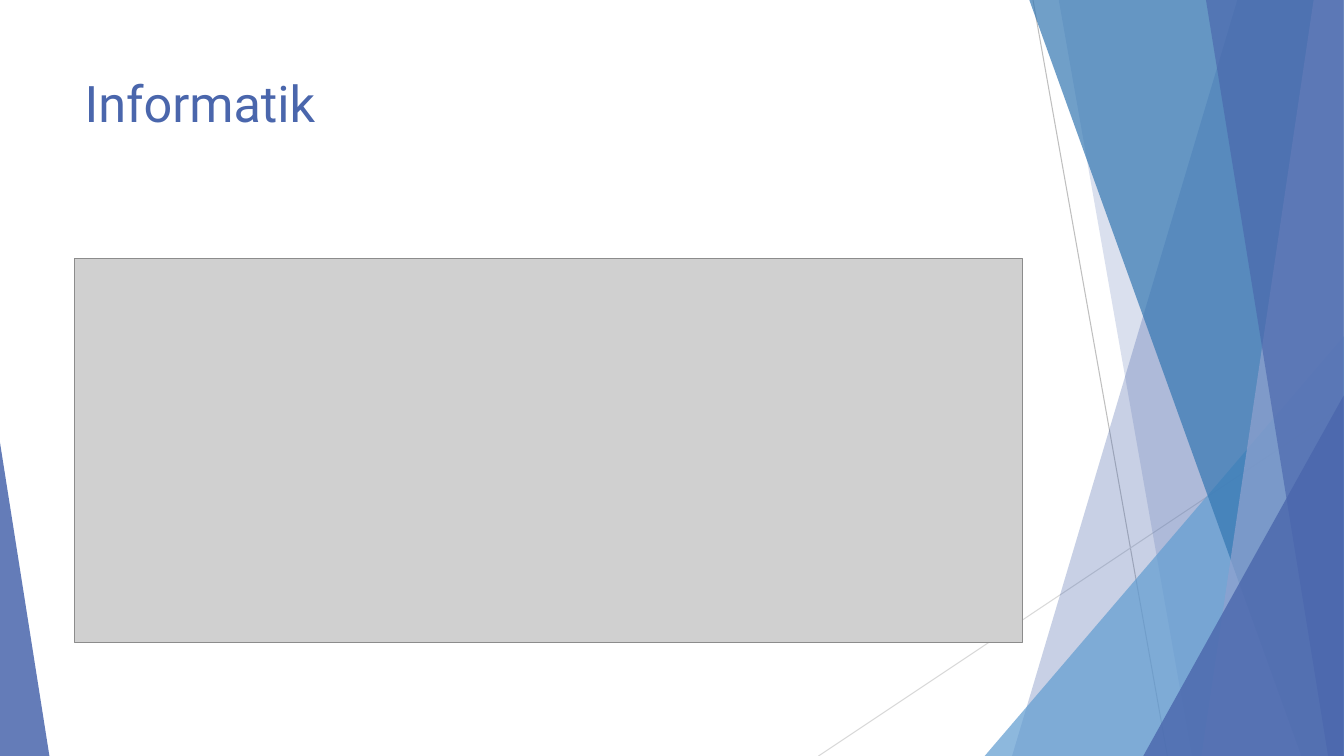
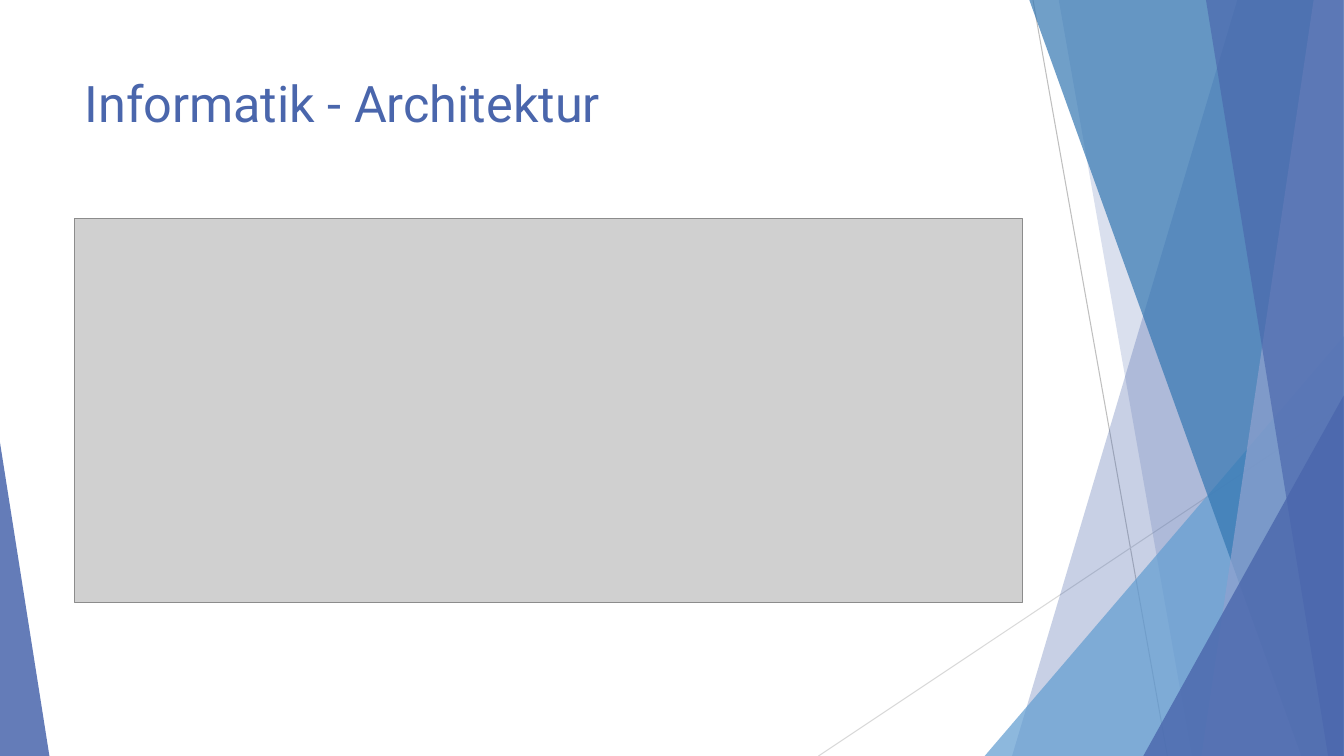
Before and after one commit to accefa/pren2, a slide deck: slide 4 of fig/Präsentation.pptx (slide 5 before the commit). Drawn at 1344x756 pixels with LibreOffice and Linux fonts; fonts in the diff are those of the drawing; grey boxes stand for pictures. Boxes give left, top, right and bottom in pixels: in the first picture for what was removed or moved away, otherwise in the second. Text is boxed around its words. In the diff, an @@ line names an element or a change of style, - is before the commit and + after.

```diff
--- a/fig/Präsentation.pptx
+++ b/fig/Präsentation.pptx
@@ title at (85,83,600,123): text changed @@
-Informatik
+Informatik - Architektur
@@ picture: place and size @@
-picture at (75,258,1022,642)
+picture at (75,218,1022,602)
```
Also in this commit, not shown: 3 slides added, 2 slides removed.
